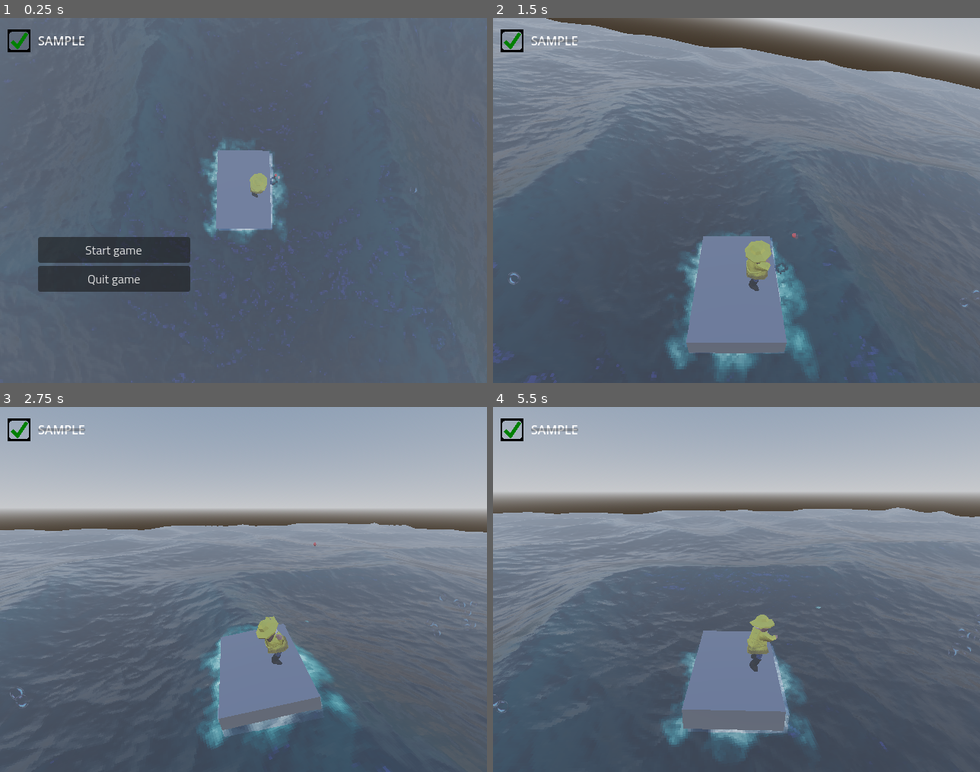
Above: before the commit, frames 1-4 (two rows, left to right).
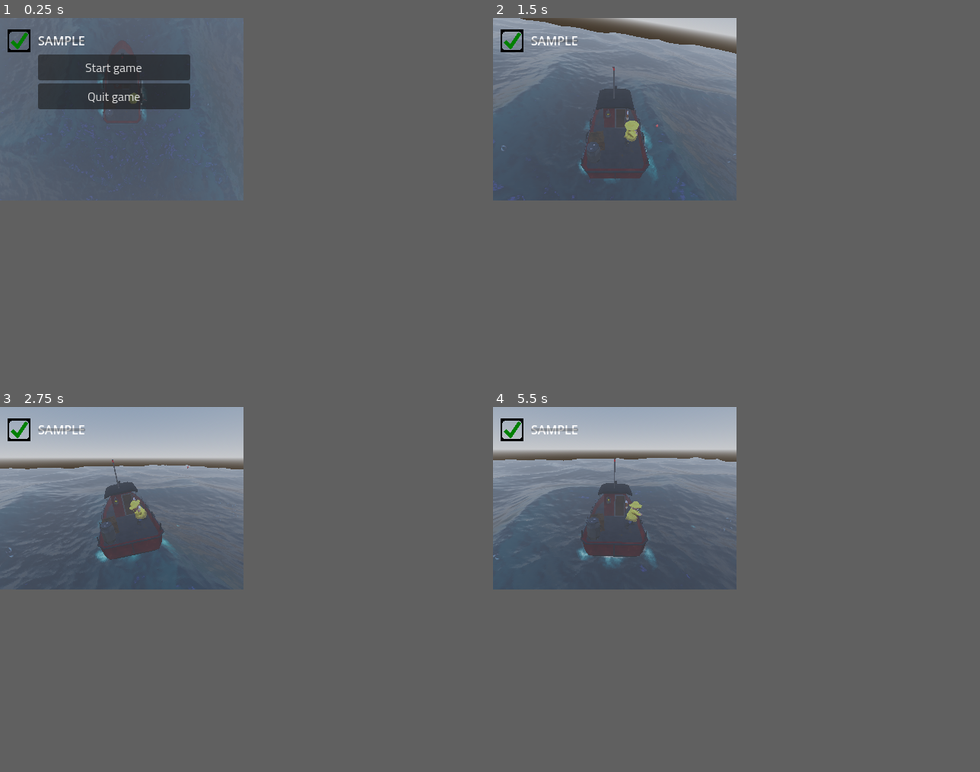
Above: after the commit, the same moments.

Repository: qkas/FGJ2025
Game: Godot game, scene res://scenes/main.tscn
Same seed, same stepped clock (60 frames per second), same inputs: the game is played once before the commit and once after it.
Inputs:
- Up to frame 1 (0.25 s): no input
- Up to frame 2 (1.5 s): click "Start game" at 0.5 s; hold D (right) from 1.28 s (still down); tap Space (fish) at 1.35 s
- Up to frame 3 (2.75 s): release D (right) at 2.03 s; hold S (down) from 2.03 s (still down); tap C (camera_switch) at 2.1 s; tap Space (fish) at 2.3 s
- Up to frame 4 (5.5 s): release S (down) at 2.78 s; hold D (right) 2.78-3.53 s; tap Space (fish) at 2.85, 3.6, 4.55, 5.1 s; hold W (up) 3.53-4.28 s; hold A (left) from 4.28 s (still down); tap C (camera_switch) at 4.35 s
In our replay, the window is 640x480 before the commit and 320x240 after it. These sizes can differ from the game's own. Grey fills any space a smaller window leaves; there, only what the larger window draws over its background counts as a difference.

The runs differ from the first frame. In frame 1, 79% of the frame differs, in the area x 0-100%, y 0-100%; in frame 2, 73%; in frame 3, 84%; in frame 4, 83%.

Commit message:
Added boat model to boat scene

Diff:
--- a/entities/boat/boat.tscn
+++ b/entities/boat/boat.tscn
@@ -1,7 +1,8 @@
 [gd_scene load_steps=15 format=3 uid="uid://b2gkd0aemcldr"]
 
 [ext_resource type="Script" path="res://entities/boat/boat.gd" id="1_v7buv"]
-[ext_resource type="PackedScene" uid="uid://ck61khfbkmxfs" path="res://entities/fisher/fisher.tscn" id="2_mt8hm"]
+[ext_resource type="PackedScene" uid="uid://ccyuf7rupd4al" path="res://entities/fisher/fisher.tscn" id="2_mt8hm"]
+[ext_resource type="PackedScene" uid="uid://pl3r3bi0qftk" path="res://entities/boat/BoatModel.glb" id="2_xauyr"]
 
 [sub_resource type="Animation" id="Animation_efn4a"]
 length = 1.5
@@ -64,14 +65,11 @@
 "initialize": SubResource("Animation_dav00")
 }
 
-[sub_resource type="BoxMesh" id="BoxMesh_iee03"]
-size = Vector3(4, 1, 6)
-
 [sub_resource type="BoxShape3D" id="BoxShape3D_ywqou"]
 size = Vector3(4, 1, 6)
 
 [sub_resource type="QuadMesh" id="QuadMesh_ujoja"]
-size = Vector2(1.2, 1.2)
+size = Vector2(1.4, 1.4)
 
 [sub_resource type="Gradient" id="Gradient_eljyn"]
 offsets = PackedFloat32Array(0.361386, 0.767327, 1)
@@ -114,7 +112,7 @@
 min_max_rotation = Vector3(1, 5, 1)
 
 [node name="CameraHolder" type="Node3D" parent="."]
-transform = Transform3D(1, 0, 0, 0, 0.173652, 0.984807, 0, -0.984807, 0.173652, 0, 18, 4)
+transform = Transform3D(1, 0, 0, 0, 0.173651, 0.984807, 0, -0.984807, 0.173651, 0, 18, 4)
 top_level = true
 
 [node name="Camera3D" type="Camera3D" parent="CameraHolder"]
@@ -126,17 +124,17 @@
 "": SubResource("AnimationLibrary_utwrk")
 }
 
-[node name="MeshInstance3D" type="MeshInstance3D" parent="."]
-mesh = SubResource("BoxMesh_iee03")
+[node name="BoatModel" parent="." instance=ExtResource("2_xauyr")]
+transform = Transform3D(1, 0, 0, 0, 1, 0, 0, 0, 1, 0, -1, 0)
 
 [node name="CollisionShape3D" type="CollisionShape3D" parent="."]
 shape = SubResource("BoxShape3D_ywqou")
 
 [node name="Fisher" parent="." instance=ExtResource("2_mt8hm")]
-transform = Transform3D(0.5, 0, -0.866025, 0, 1, 0, 0.866025, 0, 0.5, 1, 0.4, 0)
+transform = Transform3D(-4.37114e-08, 0, -1, 0, 1, 0, 1, 0, -4.37114e-08, 1.5, 1.5, 0)
 
 [node name="Foam" type="MeshInstance3D" parent="."]
-transform = Transform3D(7.99961, 0, 0, 0, 1.2904e-06, 3.78942, 0, -9.84027, 4.96923e-07, 0, 0.0329, 4.31193e-09)
+transform = Transform3D(7.99961, 0, 0, 0, 1.2904e-06, 3.78942, 0, -9.84027, 4.96923e-07, 0, 0.0329, -2)
 layers = 2
 mesh = SubResource("QuadMesh_ujoja")
 surface_material_override/0 = SubResource("StandardMaterial3D_oawqt")
--- a/entities/fisher/fisher.gd
+++ b/entities/fisher/fisher.gd
@@ -22,7 +22,7 @@
 	pass
 
 func _on_animation_player_animation_finished(anim_name: StringName) -> void:
-	animation_player.play('fishign_idle')
+	animation_player.play('fishing_idle')
 	if anim_name == 'fishing_cast':
 		is_fishing = true
 		bobber.freeze = false
--- a/project.godot
+++ b/project.godot
@@ -17,8 +17,8 @@
 
 [display]
 
-window/size/viewport_width=640
-window/size/viewport_height=480
+window/size/viewport_width=320
+window/size/viewport_height=240
 window/size/mode=4
 
 [input]
Binary file added: entities/boat/BoatModel_BoatTexture.png
Not shown, added: entities/boat/BoatModel_BoatTexture.png.import
